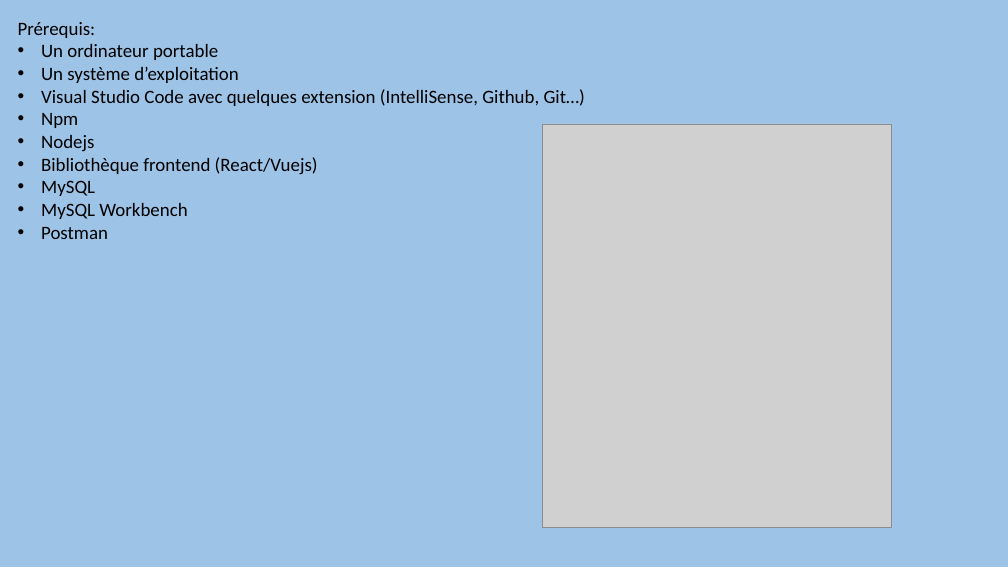
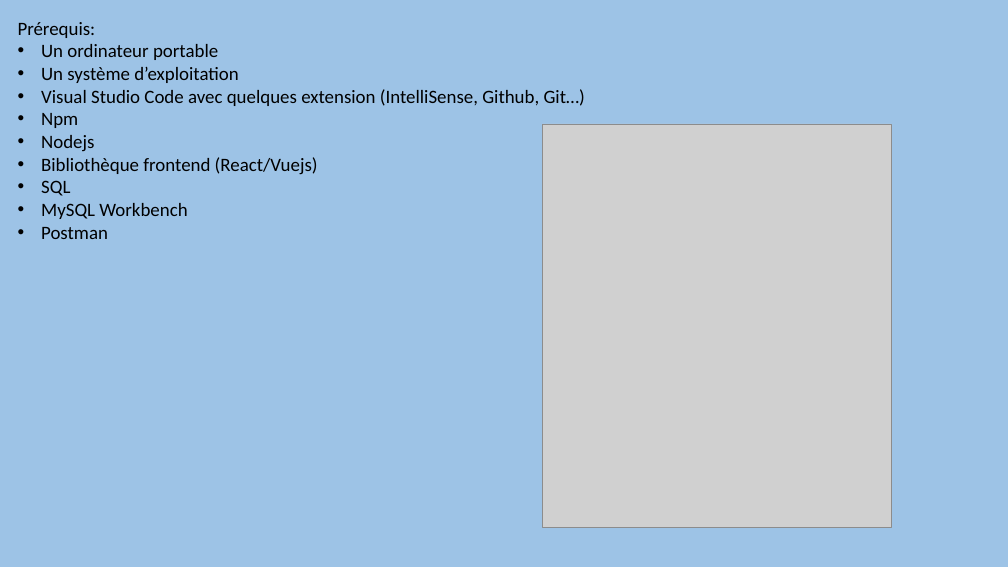
Before and after one commit to GloireDianzenza/ProjetFinal, a slide deck: slide 3 of documentation/Dossier Projet/Projet Slides.pptx. Drawn at 1008x567 pixels with LibreOffice and Linux fonts; fonts in the diff are those of the drawing; grey boxes stand for pictures. Boxes give left, top, right and bottom in pixels: in the first picture for what was removed or moved away, otherwise in the second. Text is boxed around its words. In the diff, an @@ line names an element or a change of style, - is before the commit and + after.

```diff
--- a/documentation/Dossier Projet/Projet Slides.pptx
+++ b/documentation/Dossier Projet/Projet Slides.pptx
@@ text at bbox=[41, 180, 70, 196]: text changed @@
-• MySQL
+• SQL
```
Also in this commit, not shown: 1 other slide changed, 1 other file.
